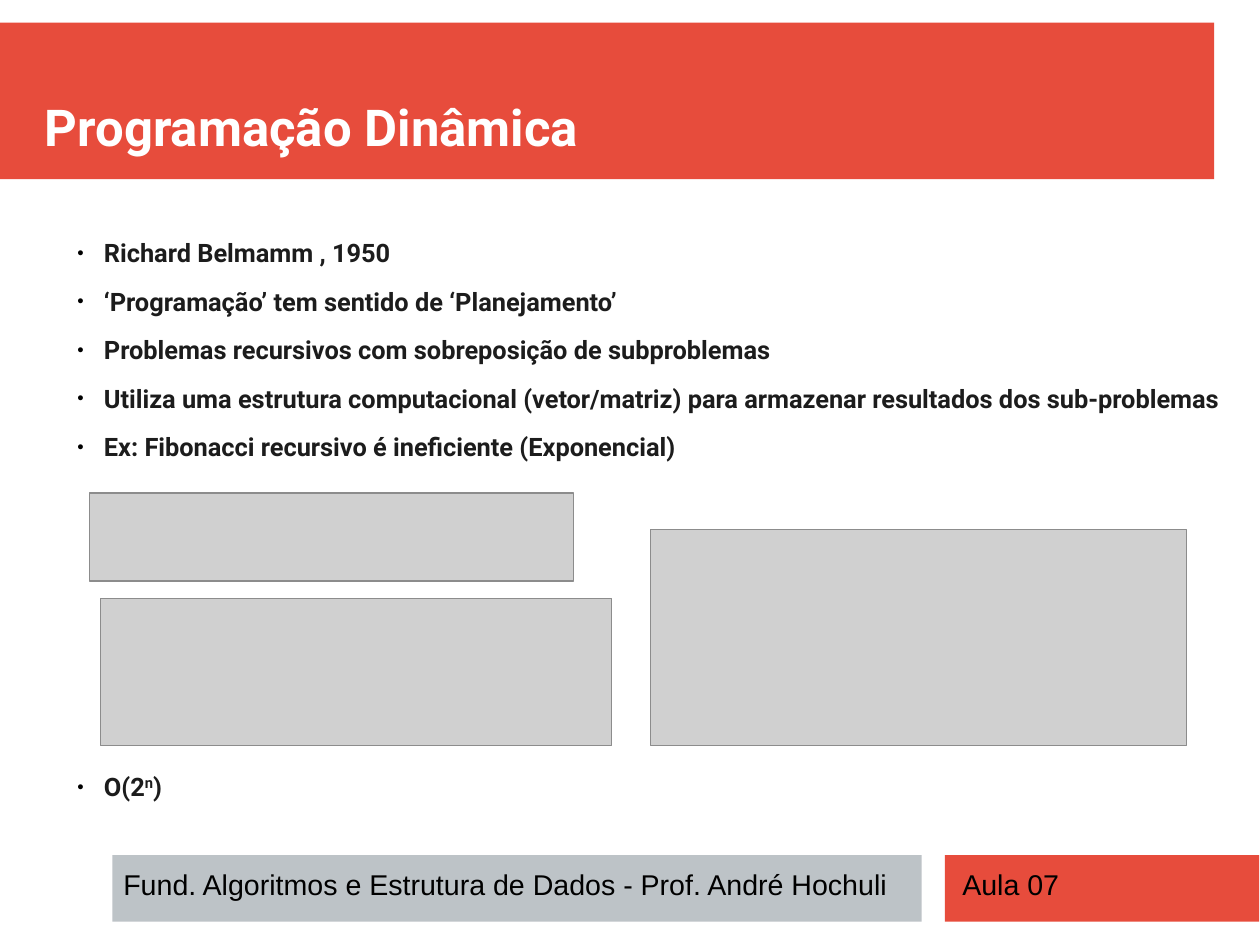
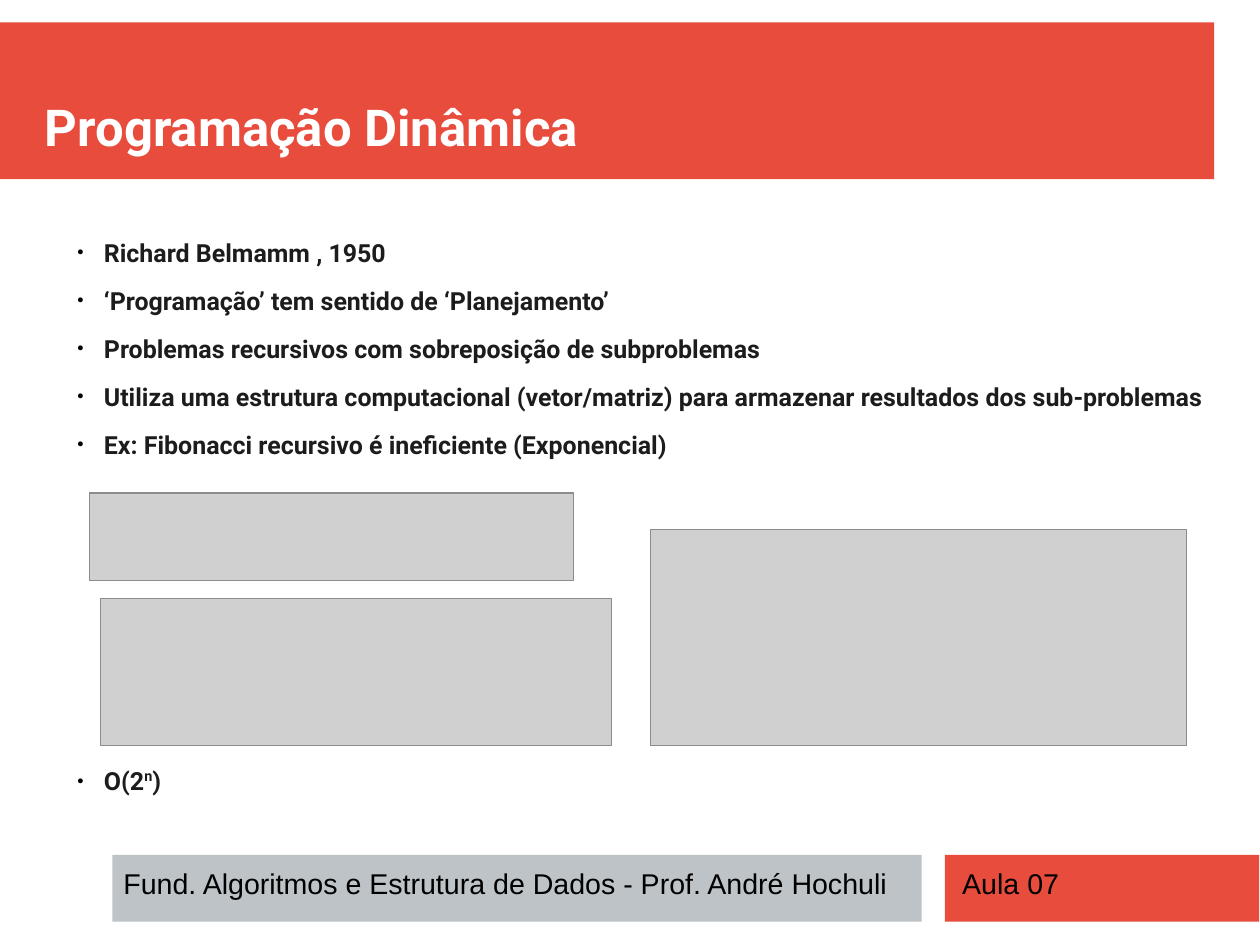
Before and after one commit to andrehochuli/teaching, a slide deck: slide 15 of DataStructuresAndAlgorithms/Aula 07 - BigO e Programacao Dinamica/Aula 07 - Programação Dinamica.pptx. Drawn at 1260x945 pixels with LibreOffice and Linux fonts; fonts in the diff are those of the drawing; grey boxes stand for pictures. Boxes give left, top, right and bottom in pixels: in the first picture for what was removed or moved away, otherwise in the second. Text is boxed around its words. In the diff, an @@ line names an element or a change of style, - is before the commit and + after.

```diff
--- a/DataStructuresAndAlgorithms/Aula 07 - BigO e Programacao Dinamica/Aula 07 - Programação Dinamica.pptx
+++ b/DataStructuresAndAlgorithms/Aula 07 - BigO e Programacao Dinamica/Aula 07 - Programação Dinamica.pptx
@@ text "Richard Belmamm , 1950" at (x1=104, y1=243, x2=1202, y2=796): size 16 to 15.7 pt @@
```
Also in this commit, not shown: 13 other slides changed, 2 other files.
